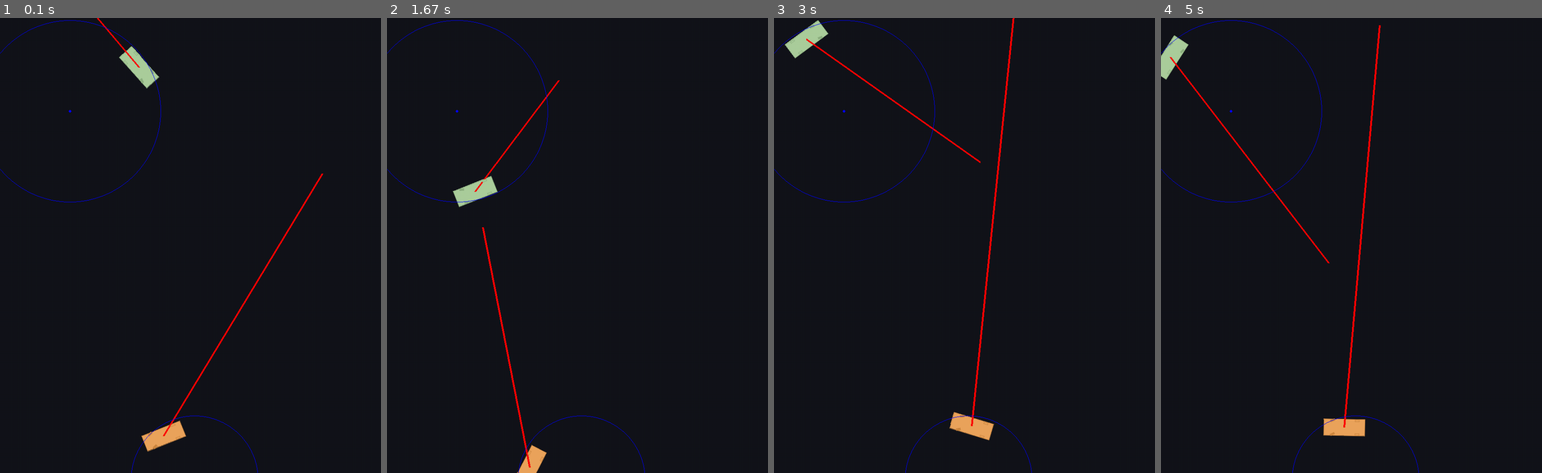
Above: before the commit, frames 1-4 (left to right).
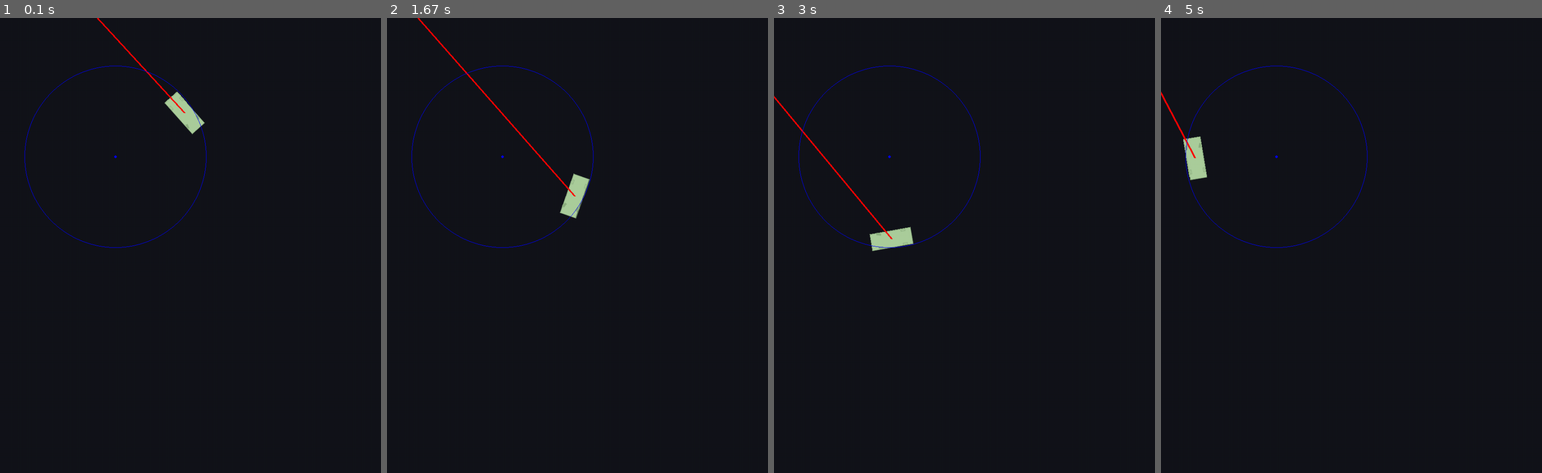
Above: after the commit, the same moments.

Repository: Bobbassoonguy/AutonomousVehicles
Game: pygame game, started from Scenarios/Scenario1_create_car.py
The game is run twice, just before and just after one commit, with the same random seed, the same clock (stepped at 60 frames per second) and the same inputs.
Inputs:
- Up to frame 1 (0.1 s): no input
- Up to frame 2 (1.67 s): no input
- Up to frame 3 (3 s): no input
- Up to frame 4 (5 s): no input

The runs differ from the first frame. In frame 1, 2.2% of the frame differs, in the area x 0-85%, y 0-100%; in frame 2, 2.3%; in frame 3, 2.8%, in the area x 0-68%, y 0-100%; in frame 4, 2.6%.

Commit message:
Isolated problem to Vector.rotate_to_angle

Diff:
--- a/Classes/Shape.py
+++ b/Classes/Shape.py
@@ -24,6 +24,7 @@
 
     def rotate(self, angle, rotation_point="centroid"):
         self.angle += angle
+        self.angle %= 360
         angle = math.radians(angle)
         if rotation_point == "centroid":
             rotation_point = self.get_centroid()
--- a/Classes/Vehicle.py
+++ b/Classes/Vehicle.py
@@ -128,8 +128,8 @@
                     self.body.angle() + math.degrees(math.asin(self.WHEELBASE / math.sqrt(
                         self.WHEELBASE ** 2 + (-self.TRACK + math.sqrt(turn_radius ** 2 - self.WHEELBASE ** 2)) ** 2))),
                     self.front_right_wheel.position())
-            self.body.velocity.rotate(turn_degrees)
-            self.body.acceleration.rotate(turn_degrees)
+            # self.body.velocity.rotate(turn_degrees)
+            # self.body.acceleration.rotate(turn_degrees)
 
         else:
             center = self.get_turn_circle_center(turn_radius, right_turn=False)
@@ -143,8 +143,8 @@
                     self.body.angle() - math.degrees(math.asin(self.WHEELBASE / math.sqrt(
                         self.WHEELBASE ** 2 + (-self.TRACK + math.sqrt(turn_radius ** 2 - self.WHEELBASE ** 2)) ** 2))),
                     self.front_left_wheel.position())
-            self.body.velocity.rotate(-turn_degrees)
-            self.body.acceleration.rotate(-turn_degrees)
+            # self.body.velocity.rotate(-turn_degrees)
+            # self.body.acceleration.rotate(-turn_degrees)
 
         if display_turn_circle:
             pygame.draw.circle(self.surface, [0, 0, 255],
@@ -158,6 +158,7 @@
         self.body.rotate(turn_degrees, rotation_point)
         for i in self.wheels:
             i.rotate(turn_degrees, rotation_point)
+        print(self.body.angle())
         self.body.velocity.rotate_to(self.body.angle())
         self.body.acceleration.rotate_to(self.body.angle())
 
@@ -186,8 +187,6 @@
         # if self.body.velocity.magnitude() + self.body.acceleration.magnitude() * delta_time < self.MIN_SPEED:
         #     self.body.acceleration.magnitude.set_magnitude(
         #         (self.MIN_SPEED - self.body.velocity.magnitude()) / delta_time)
-        self.body.velocity.rotate_to(self.body.angle())
-        self.body.acceleration.rotate_to(self.body.angle())
 
         distance = self.body.velocity.magnitude() * delta_time + 0.5 * self.body.acceleration.magnitude() * delta_time ** 2
         self.body.velocity.set_magnitude(self.body.velocity.magnitude() + self.body.acceleration.magnitude() * delta_time)
--- a/Scenarios/Scenario1_create_car.py
+++ b/Scenarios/Scenario1_create_car.py
@@ -13,16 +13,16 @@
 clock = pygame.time.Clock()
 
 main.globals.PIXELS_PER_METER = 20
-main.addCar(x=15, y=5)
+main.addCar(x=20, y=10)
 main.vehicles[0].rotate(45, main.vehicles[0].body.position())
 main.vehicles[0].body.velocity.x = 10
-main.vehicles[0].body.acceleration.x = 9.81
+main.vehicles[0].body.acceleration.x = 0
 main.vehicles[0].current_turn_radius = 10
 
-main.addCar(x=20, y=45, fill_color=Colors.ORANGE_FILL, outline_color=Colors.ORANGE_LINE)
-main.vehicles[1].rotate(180, main.vehicles[1].body.position())
-main.vehicles[1].body.velocity.x = -40
-main.vehicles[1].current_turn_radius = -7
+# main.addCar(x=20, y=45, fill_color=Colors.ORANGE_FILL, outline_color=Colors.ORANGE_LINE)
+# main.vehicles[1].rotate(180, main.vehicles[1].body.position())
+# main.vehicles[1].body.velocity.x = -40
+# main.vehicles[1].current_turn_radius = -7
 
 while not done:
     clock.tick(main.globals.FPS)
@@ -30,10 +30,10 @@
 
     main.vehicles[0].go(1/main.globals.FPS)
     print("Vel: ", main.vehicles[0].body.velocity.magnitude())
-    print("Accel: ", main.vehicles[0].body.acceleration.magnitude())
+    # print("Accel: ", main.vehicles[0].body.acceleration.magnitude())
     # main.vehicles[0].turn(5.9, 1, right_turn=False, display_turn_circle=True)
     #
-    main.vehicles[1].go(1 / main.globals.FPS)
+    # main.vehicles[1].go(1 / main.globals.FPS)
 
     pygame.display.flip()
 
